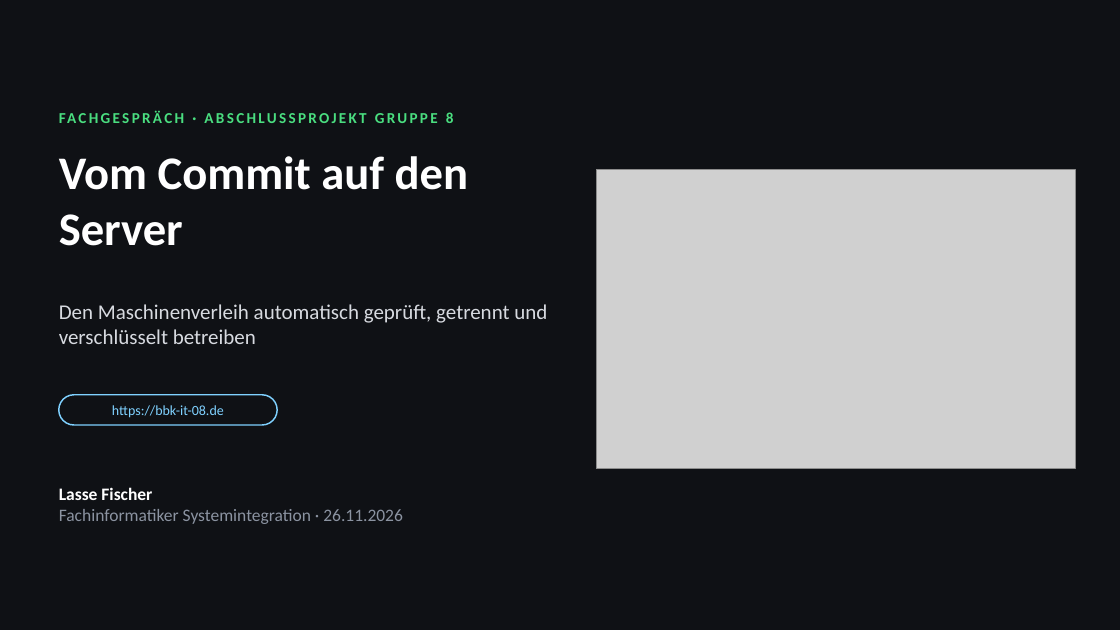
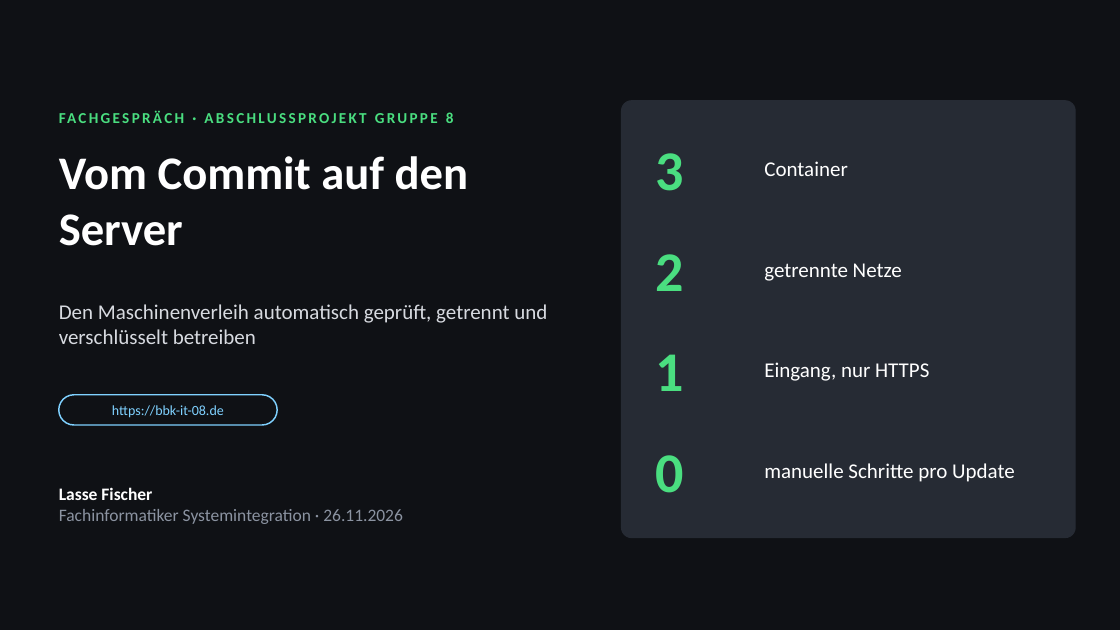
Before and after one commit to 24it1schumacher/Abschlussprojekt_Berufsschule_Gruppe_8, a slide deck: slide 1 of docs/praesentation/Fachgespraech_Lasse_Fischer_2026-11-26.pptx. Drawn at 1120x630 pixels with LibreOffice and Linux fonts; fonts in the diff are those of the drawing; grey boxes stand for pictures. Boxes give left, top, right and bottom in pixels: in the first picture for what was removed or moved away, otherwise in the second. Text is boxed around its words. In the diff, an @@ line names an element or a change of style, - is before the commit and + after.

```diff
--- a/docs/praesentation/Fachgespraech_Lasse_Fischer_2026-11-26.pptx
+++ b/docs/praesentation/Fachgespraech_Lasse_Fischer_2026-11-26.pptx
@@ rounded rectangle added at (x1=622, y1=101, x2=1075, y2=538), fill #262B34, outline #262B34 1 pt @@
@@ picture removed at (x1=597, y1=170, x2=1075, y2=469) @@
@@ text added at (x1=655, y1=153, x2=683, y2=191), 48 pt, text #4ADE80, bold @@
+3
@@ text added at (x1=764, y1=161, x2=847, y2=176), 18 pt, text #FFFFFF @@
+Container
@@ text added at (x1=655, y1=254, x2=683, y2=291), 48 pt, text #4ADE80, bold @@
+2
@@ text added at (x1=764, y1=263, x2=902, y2=281), 18 pt, text #FFFFFF @@
+getrennte Netze
@@ text added at (x1=655, y1=354, x2=683, y2=391), 48 pt, text #4ADE80, bold @@
+1
@@ text added at (x1=764, y1=362, x2=929, y2=381), 18 pt, text #FFFFFF @@
+Eingang, nur HTTPS
@@ text added at (x1=655, y1=455, x2=683, y2=493), 48 pt, text #4ADE80, bold @@
+0
@@ text added at (x1=764, y1=463, x2=1015, y2=482), 18 pt, text #FFFFFF @@
+manuelle Schritte pro Update
```
Also in this commit, not shown: 5 other slides changed, 1 slide added, 5 other files.
